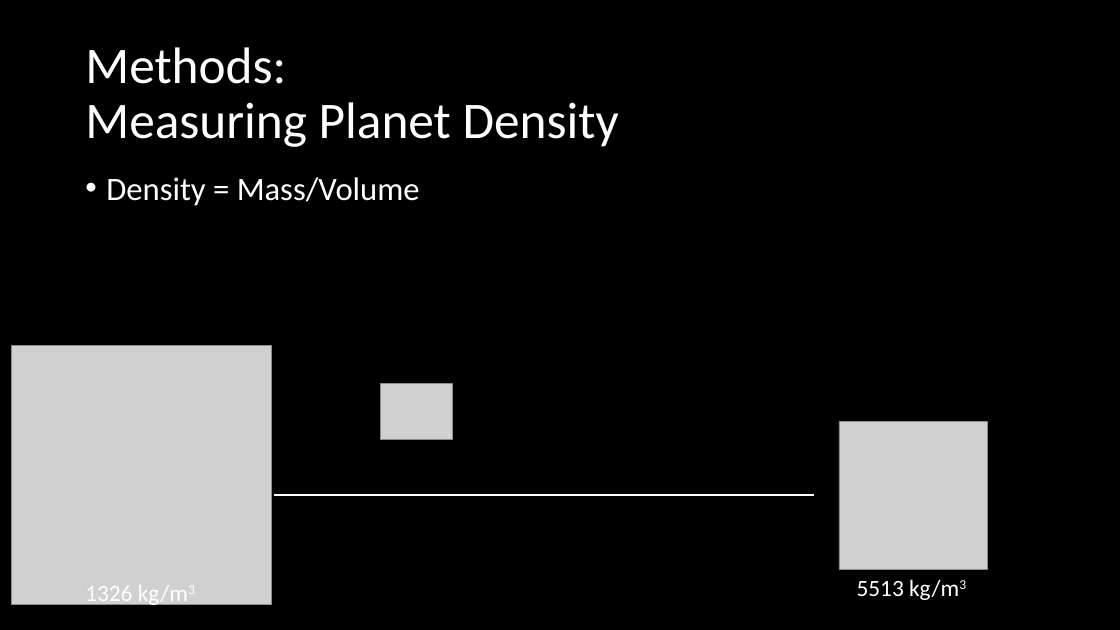
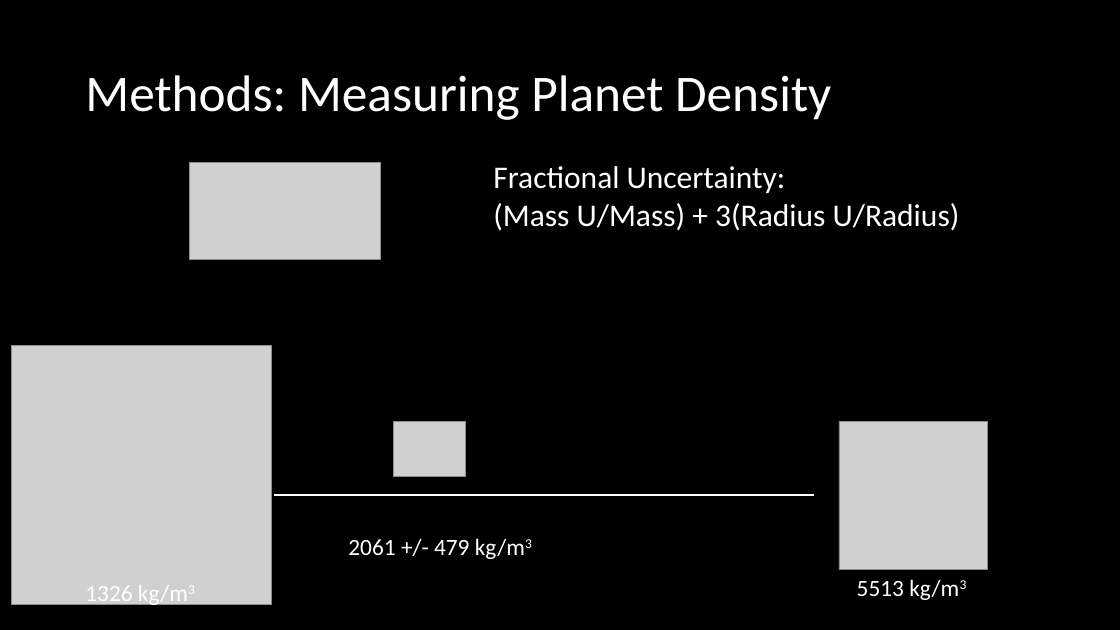
Before and after one commit to karishseebaluck/Astron_5205, a slide deck: slide 5 of Project_2/AstroProject2_SlideDeck.pptx. Drawn at 1120x630 pixels with LibreOffice and Linux fonts; fonts in the diff are those of the drawing; grey boxes stand for pictures. Boxes give left, top, right and bottom in pixels: in the first picture for what was removed or moved away, otherwise in the second. Text is boxed around its words. In the diff, an @@ line names an element or a change of style, - is before the commit and + after.

```diff
--- a/Project_2/AstroProject2_SlideDeck.pptx
+++ b/Project_2/AstroProject2_SlideDeck.pptx
@@ title "Methods: Measuring Planet Density" rewrapped from (85,47,619,147) to (85,75,831,120) @@
@@ text removed at (106,177,420,206) @@
-• Density = Mass/Volume
@@ picture added at (189,162,381,260) @@
@@ text added at (493,166,960,230), 27 pt, text #FFFFFF @@
+Fractional Uncertainty:
+(Mass U/Mass) + 3(Radius U/Radius)
@@ picture: place and size @@
-picture at (381,384,452,439)
+picture at (394,421,465,476)
@@ text added at (348,538,525,559), 20 pt, text #FFFFFF @@
+2061 +/- 479 kg/m3
```
Also in this commit, not shown: 7 other slides changed, 1 slide added, 1 slide removed.
